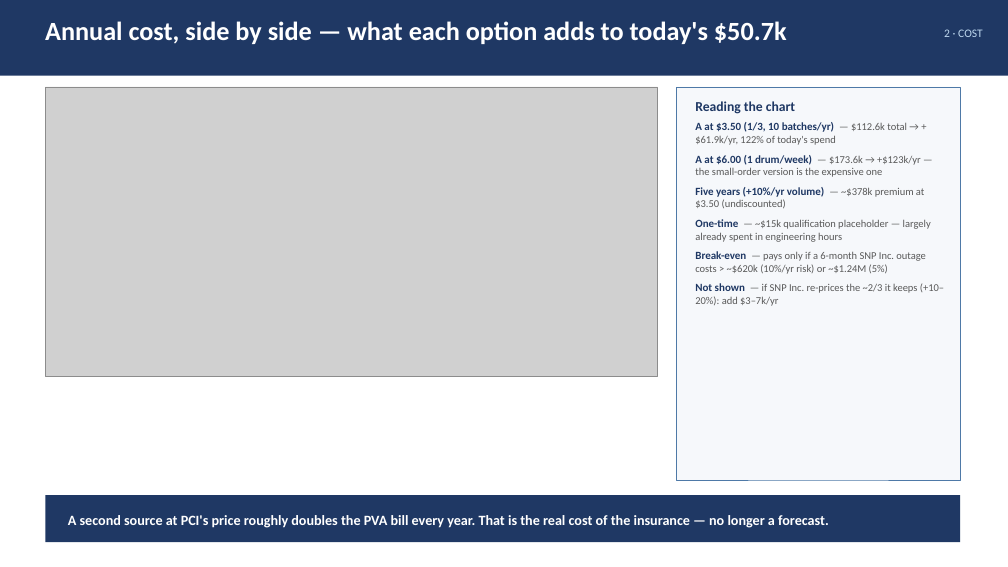
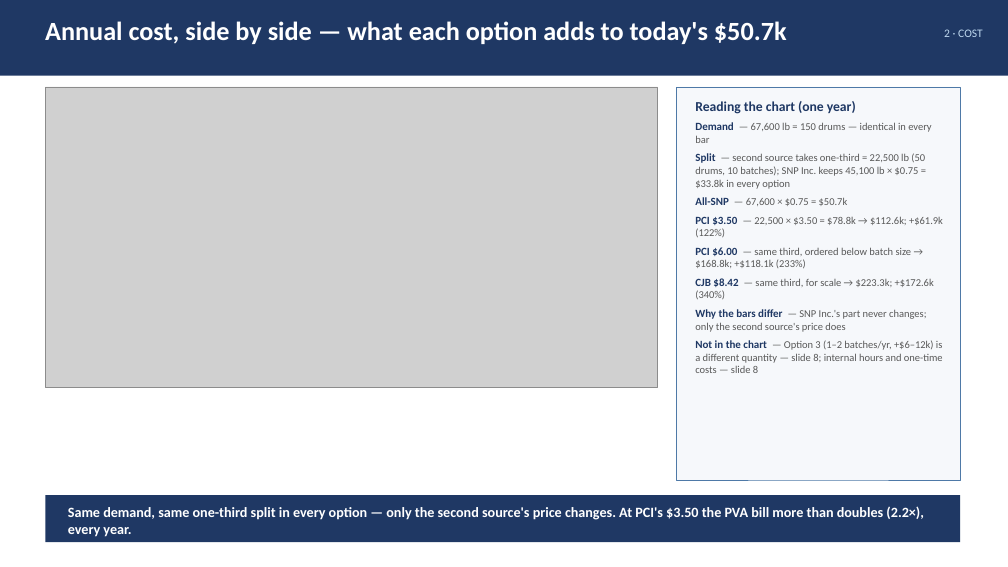
Before and after one commit to naviero1/Claude-Works, a slide deck: slide 5 of PVA second supplier initiative/PVA_Second_Supplier_Leadership_Deck.pptx. Drawn at 1008x567 pixels with LibreOffice and Linux fonts; fonts in the diff are those of the drawing; grey boxes stand for pictures. Boxes give left, top, right and bottom in pixels: in the first picture for what was removed or moved away, otherwise in the second. Text is boxed around its words. In the diff, an @@ line names an element or a change of style, - is before the commit and + after.

```diff
--- a/PVA second supplier initiative/PVA_Second_Supplier_Leadership_Deck.pptx
+++ b/PVA second supplier initiative/PVA_Second_Supplier_Leadership_Deck.pptx
@@ picture resized from (x1=45, y1=87, x2=658, y2=377) to (x1=45, y1=87, x2=658, y2=388) @@
@@ text at (x1=695, y1=101, x2=943, y2=373): text changed @@
-Reading the chart
-A at $3.50 (1/3, 10 batches/yr) — $112.6k total → +$61.9k/yr, 122% of today's spend
-A at $6.00 (1 drum/week) — $173.6k → +$123k/yr — the small-order version is the expensive one
-Five years (+10%/yr volume) — ~$378k premium at $3.50 (undiscounted)
-One-time — ~$15k qualification placeholder — largely already spent in engineering hours
-Break-even — pays only if a 6-month SNP Inc. outage costs > ~$620k (10%/yr risk) or ~$1.24M (5%)
-Not shown — if SNP Inc. re-prices the ~2/3 it keeps (+10–20%): add $3–7k/yr
+Reading the chart (one year)
+Demand — 67,600 lb = 150 drums — identical in every bar
+Split — second source takes one-third = 22,500 lb (50 drums, 10 batches); SNP Inc. keeps 45,100 lb × $0.75 = $33.8k in every option
+All-SNP — 67,600 × $0.75 = $50.7k
+PCI $3.50 — 22,500 × $3.50 = $78.8k → $112.6k; +$61.9k (122%)
+PCI $6.00 — same third, ordered below batch size → $168.8k; +$118.1k (233%)
+CJB $8.42 — same third, for scale → $223.3k; +$172.6k (340%)
+Why the bars differ — SNP Inc.'s part never changes; only the second source's price does
+Not in the chart — Option 3 (1–2 batches/yr, +$6–12k) is a different quantity — slide 8; internal hours and one-time costs — slide 8
@@ text at (x1=68, y1=506, x2=924, y2=537): text changed @@
-A second source at PCI's price roughly doubles the PVA bill every year. That is the real cost of the insurance — no longer a forecast.
+Same demand, same one-third split in every option — only the second source's price changes. At PCI's $3.50 the PVA bill more than doubles (2.2×), every year.
```
Also in this commit, not shown: 10 other slides changed, 11 other files.
